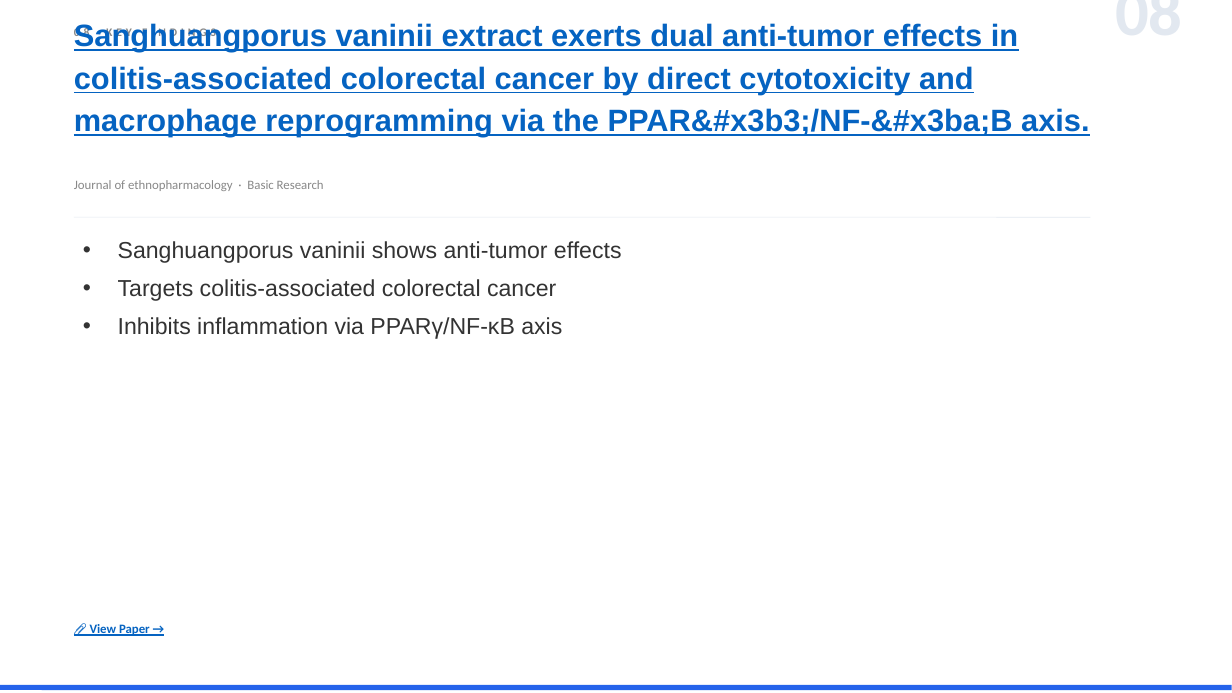
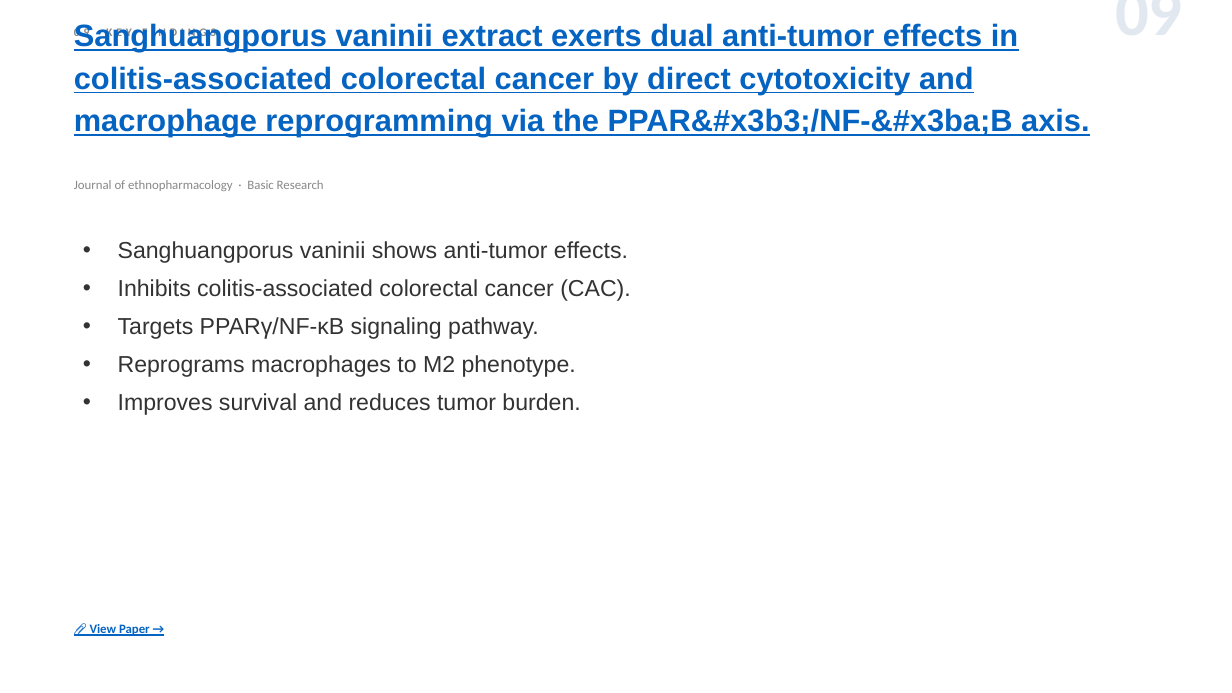
Before and after one commit to jejenhu-maker/colorectal-weekly-digest, a slide deck: slide 11 of docs/digest-en.pptx (slide 10 before the commit). Drawn at 1232x693 pixels with LibreOffice and Linux fonts; fonts in the diff are those of the drawing. Boxes give left, top, right and bottom in pixels: in the first picture for what was removed or moved away, otherwise in the second. Text is boxed around its words. In the diff, an @@ line names an element or a change of style, - is before the commit and + after.

```diff
--- a/docs/digest-en.pptx
+++ b/docs/digest-en.pptx
@@ text removed at (924,9,1183,9) @@
-08
@@ text added at (924,9,1183,9), 52 pt, text #E2E8F0, bold @@
+09
@@ line removed from (74, 217) to (1091, 217) @@
@@ text at (118,241,630,415): text changed @@
-• Sanghuangporus vaninii shows anti-tumor effects
-• Targets colitis-associated colorectal cancer
-• Inhibits inflammation via PPARγ/NF-κB axis
+• Sanghuangporus vaninii shows anti-tumor effects.
+• Inhibits colitis-associated colorectal cancer (CAC).
+• Targets PPARγ/NF-κB signaling pathway.
+• Reprograms macrophages to M2 phenotype.
+• Improves survival and reduces tumor burden.
@@ line removed from (0, 688) to (1232, 688) @@
```
Also in this commit, not shown: 11 other slides changed, 2 slides added, 2 slides removed, 3 other files.
